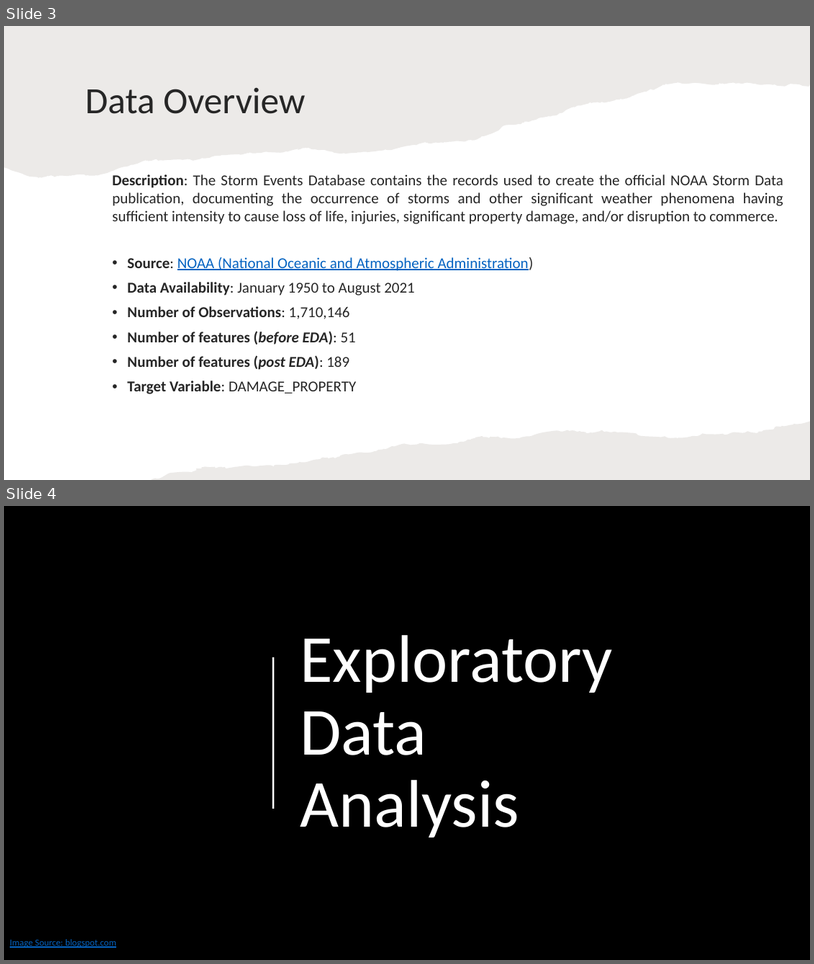
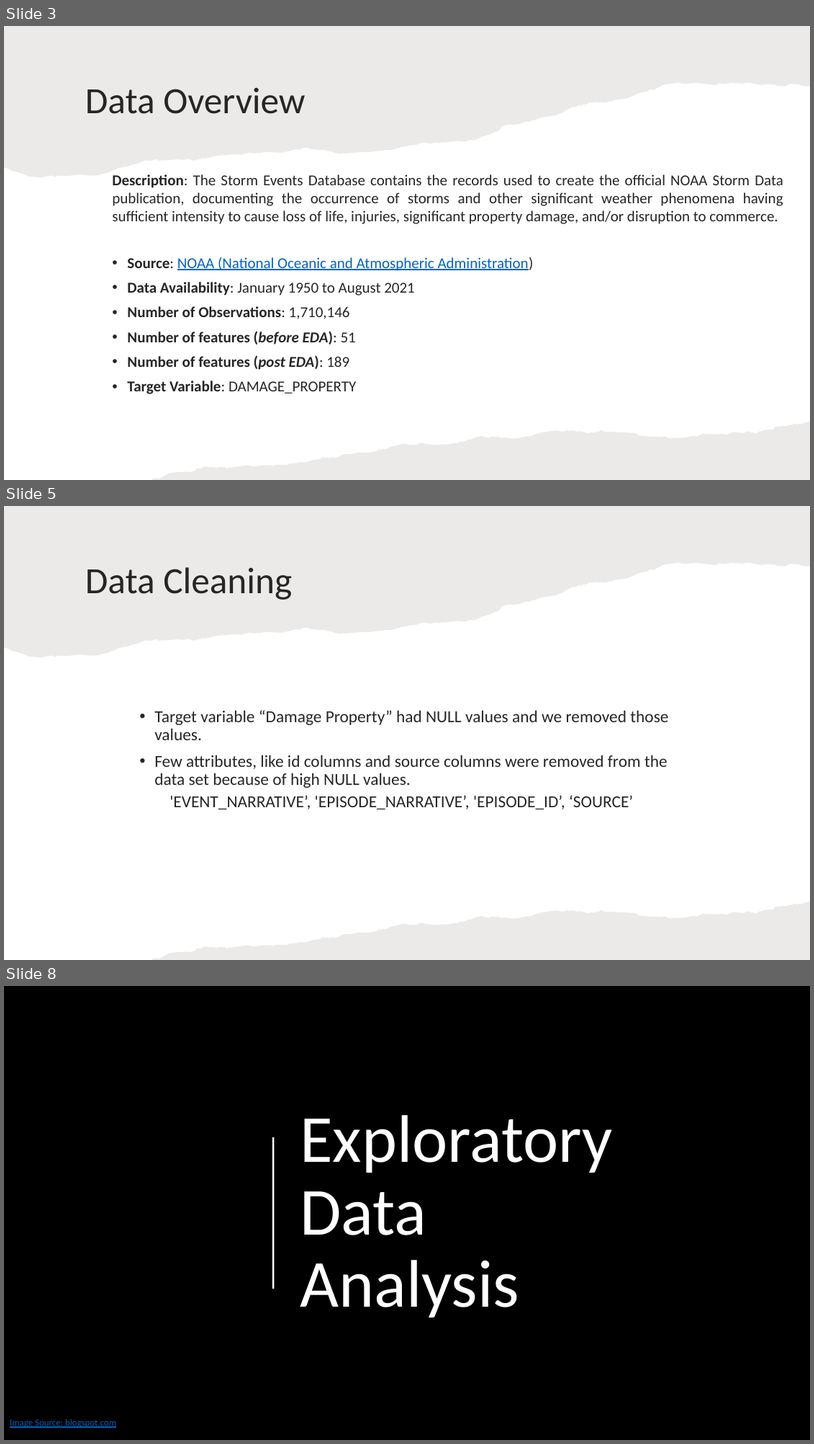
Before and after one commit to siddas18/Natural-Disaster-Damage-Prediction, a slide deck: DM_Final_Project.pptx. Shown one above the other, each under a label of ours: slides 3 and 4 before the commit, slides 3, 5 and 8 after it; the slides between them are not shown. The pictures are 814x964 and 814x1444 pixels, drawn with LibreOffice and Linux fonts; fonts in the diff are those of the drawing; background and template pictures are left out. Boxes give left, top, right and bottom in pixels: in the first picture for what was removed or moved away, otherwise in the second. Text is boxed around its words. In the diff, an @@ line names an element or a change of style, - is before the commit and + after.

```diff
--- a/DM_Final_Project.pptx
+++ b/DM_Final_Project.pptx
@@ slide 5 added at box(4, 506, 810, 960), background #FFFFFF @@
@@ freeform shape added at box(4, 506, 810, 658), fill #82766A at 15% opacity @@
@@ title added at box(85, 567, 292, 600), 44 pt, text #262626 @@
+Data Cleaning
@@ text added at box(154, 710, 669, 809), 20 pt, text #262626 @@
+• Target variable “Damage Property” had NULL values and we removed those values.
+• Few attributes, like id columns and source columns were removed from the data set because of high NULL values.
+  'EVENT_NARRATIVE’, 'EPISODE_NARRATIVE’, 'EPISODE_ID’, ‘SOURCE’
@@ freeform shape added at box(151, 901, 810, 960), fill #82766A at 15% opacity @@
@@ what was slide 4 is now slide 8 @@
```
Also in this commit, not shown: 1 slide changed, 2 other slides added.
